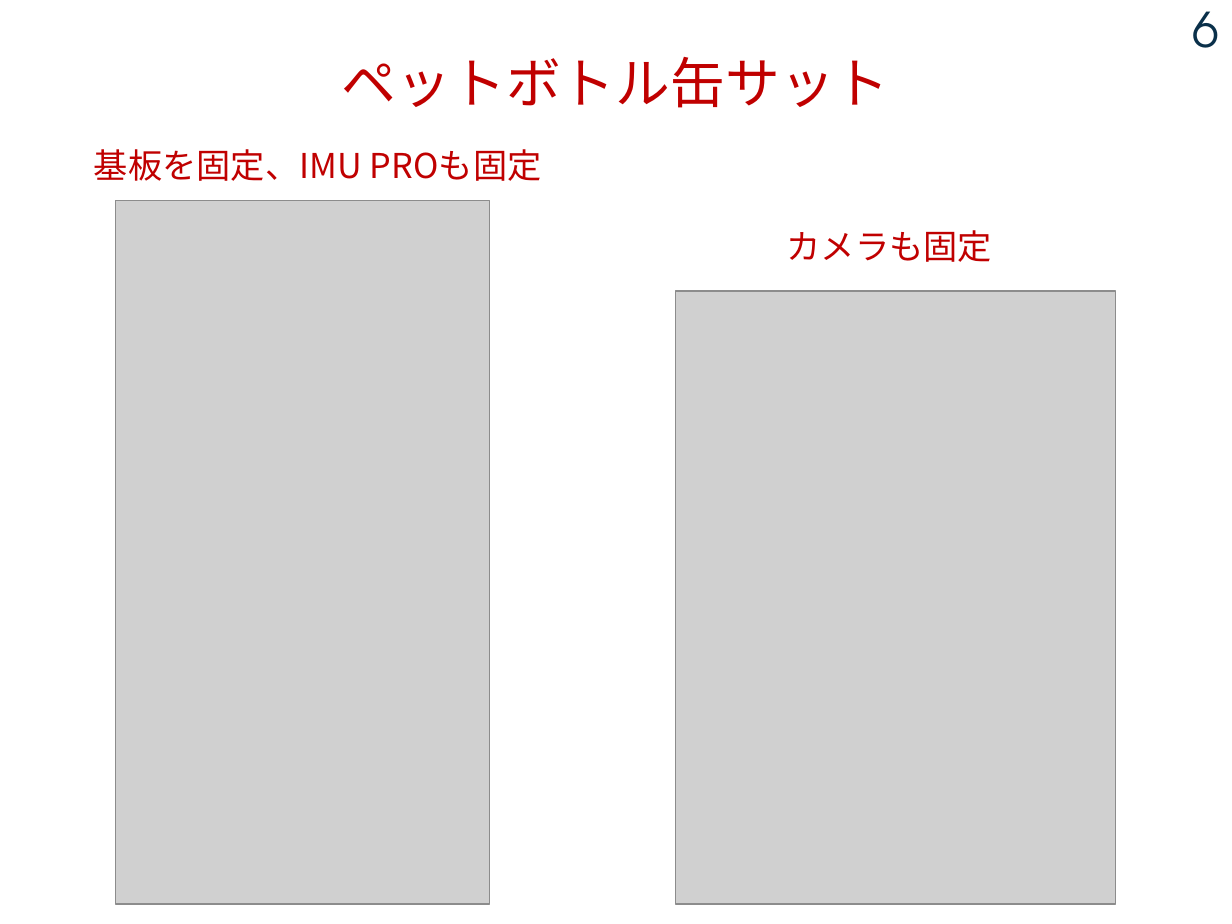
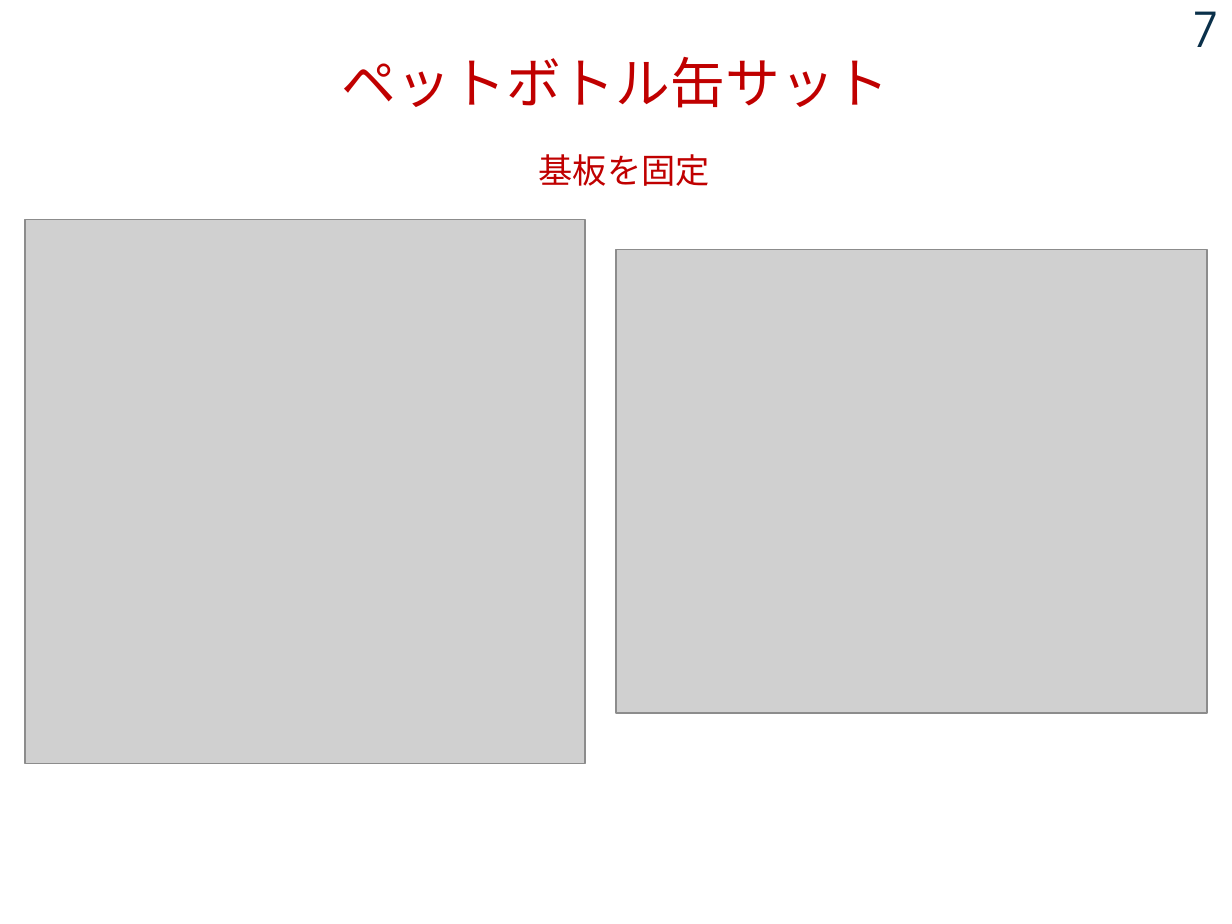
Before and after one commit to tarosay/cansat2026_Sample, a slide deck: slide 7 of Documents/2026_07_02_ペットボトル缶サットを作ろう.pptx (slide 6 before the commit). Drawn at 1232x924 pixels with LibreOffice and Linux fonts; fonts in the diff are those of the drawing; grey boxes stand for pictures. Boxes give left, top, right and bottom in pixels: in the first picture for what was removed or moved away, otherwise in the second. Text is boxed around its words. In the diff, an @@ line names an element or a change of style, - is before the commit and + after.

```diff
--- a/Documents/2026_07_02_ペットボトル缶サットを作ろう.pptx
+++ b/Documents/2026_07_02_ペットボトル缶サットを作ろう.pptx
@@ page number at [1192,11,1219,47]: text changed @@
-6
+7
@@ text at [538,154,709,186]: text changed @@
-基板を固定、IMU PROも固定
+基板を固定
@@ picture: place and size @@
-picture at [116,201,490,904]
+picture at [25,219,585,763]
@@ text removed at [787,230,993,262] @@
-カメラも固定
@@ picture: place and size @@
-picture at [675,291,1115,904]
+picture at [616,250,1207,713]
```
Also in this commit, not shown: 5 other slides changed, 2 slides added, 2 slides removed, 1 other file.
